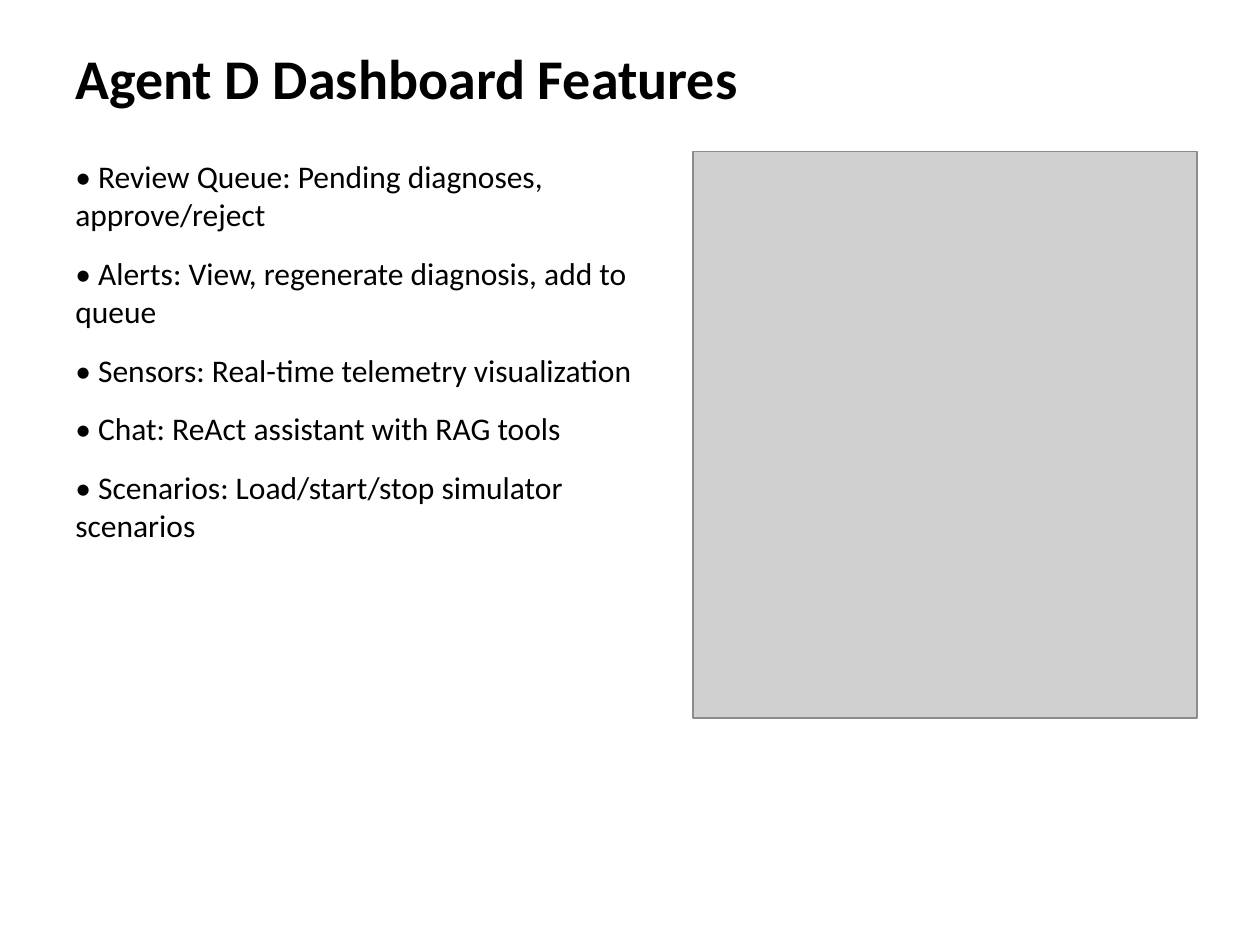
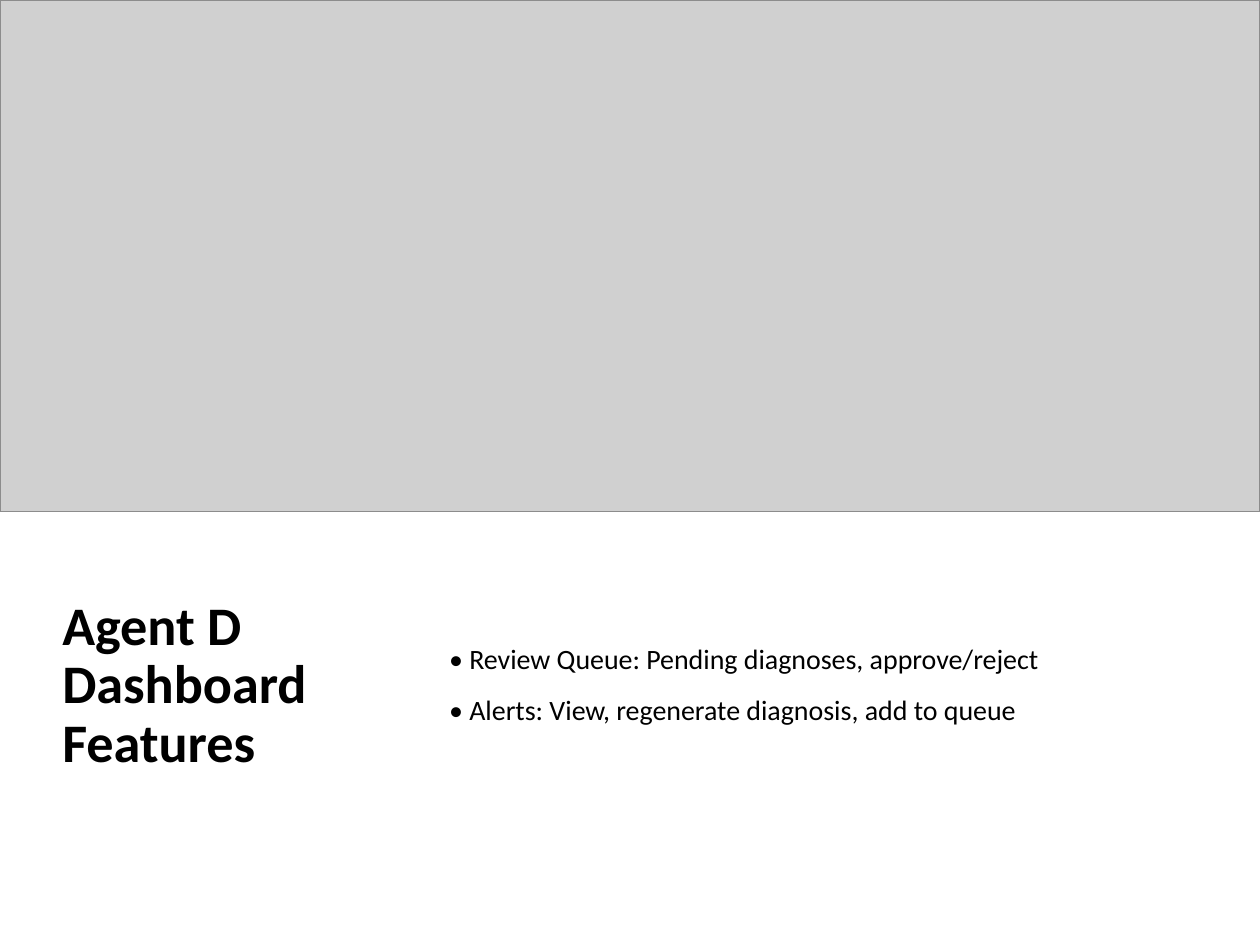
Before and after one commit to Haoj1/Powerplant-Multi-Agent, a slide deck: slide 19 of docs/Multi-Agent_Powerplant_Project.pptx. Drawn at 1260x945 pixels with LibreOffice and Linux fonts; fonts in the diff are those of the drawing; grey boxes stand for pictures. Boxes give left, top, right and bottom in pixels: in the first picture for what was removed or moved away, otherwise in the second. Text is boxed around its words. In the diff, an @@ line names an element or a change of style, - is before the commit and + after.

```diff
--- a/docs/Multi-Agent_Powerplant_Project.pptx
+++ b/docs/Multi-Agent_Powerplant_Project.pptx
@@ picture added at bbox=[0, 0, 1260, 512] @@
@@ picture removed at bbox=[693, 151, 1197, 718] @@
@@ text at bbox=[75, 360, 631, 538]: paragraphs removed @@
-• Sensors: Real-time telemetry visualization
-• Chat: ReAct assistant with RAG tools
-• Scenarios: Load/start/stop simulator scenarios
@@ text "Agent D Dashboard Features": place and size @@
-text "Agent D Dashboard Features" at bbox=[75, 59, 737, 109]
+text "Agent D Dashboard Features" at bbox=[62, 609, 306, 763]
@@ text "Agent D Dashboard Features" at bbox=[62, 609, 306, 763]: size 32 to 31 pt; line spacing 1 to 0.9; more space between paragraphs; vertical alignment top to middle @@
@@ text "• Review Queue: Pending diagnoses, ...": place and size @@
-text "• Review Queue: Pending diagnoses, ..." at bbox=[75, 166, 631, 538]
+text "• Review Queue: Pending diagnoses, ..." at bbox=[469, 649, 1038, 725]
@@ text "• Review Queue: Pending diagnoses, ..." at bbox=[469, 649, 1038, 725]: size 18 to 16 pt; line spacing 1 to 0.9; vertical alignment top to middle @@
```
Also in this commit, not shown: 24 other slides changed, 5 slides added, 2 slides removed.
